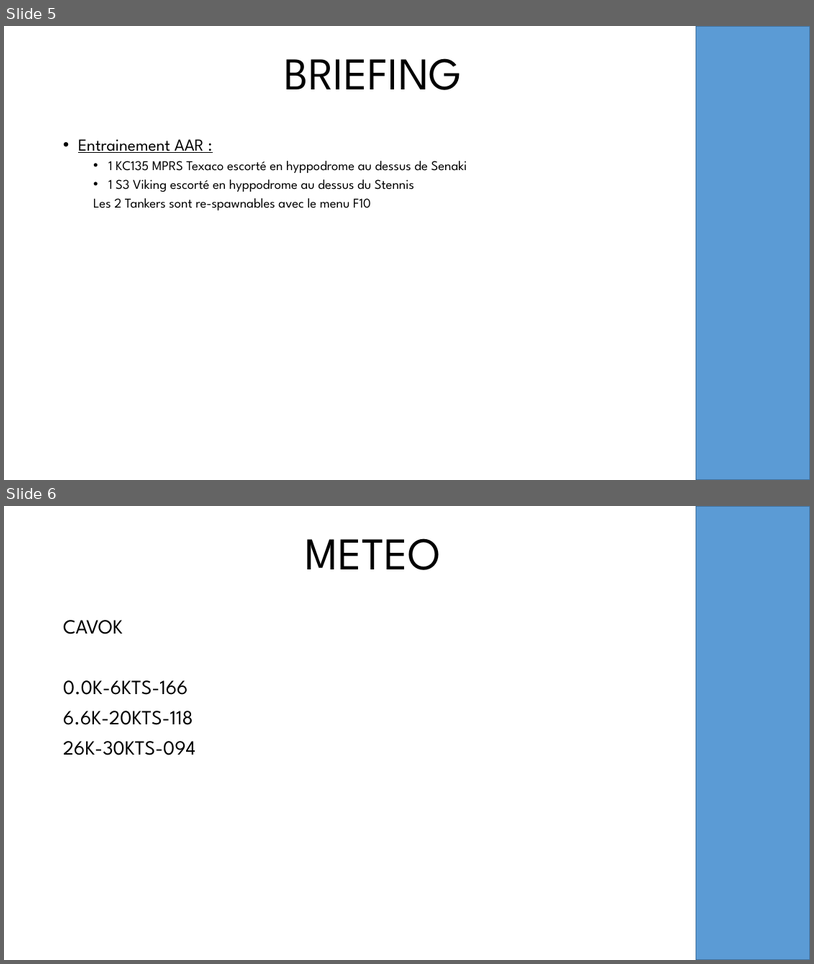
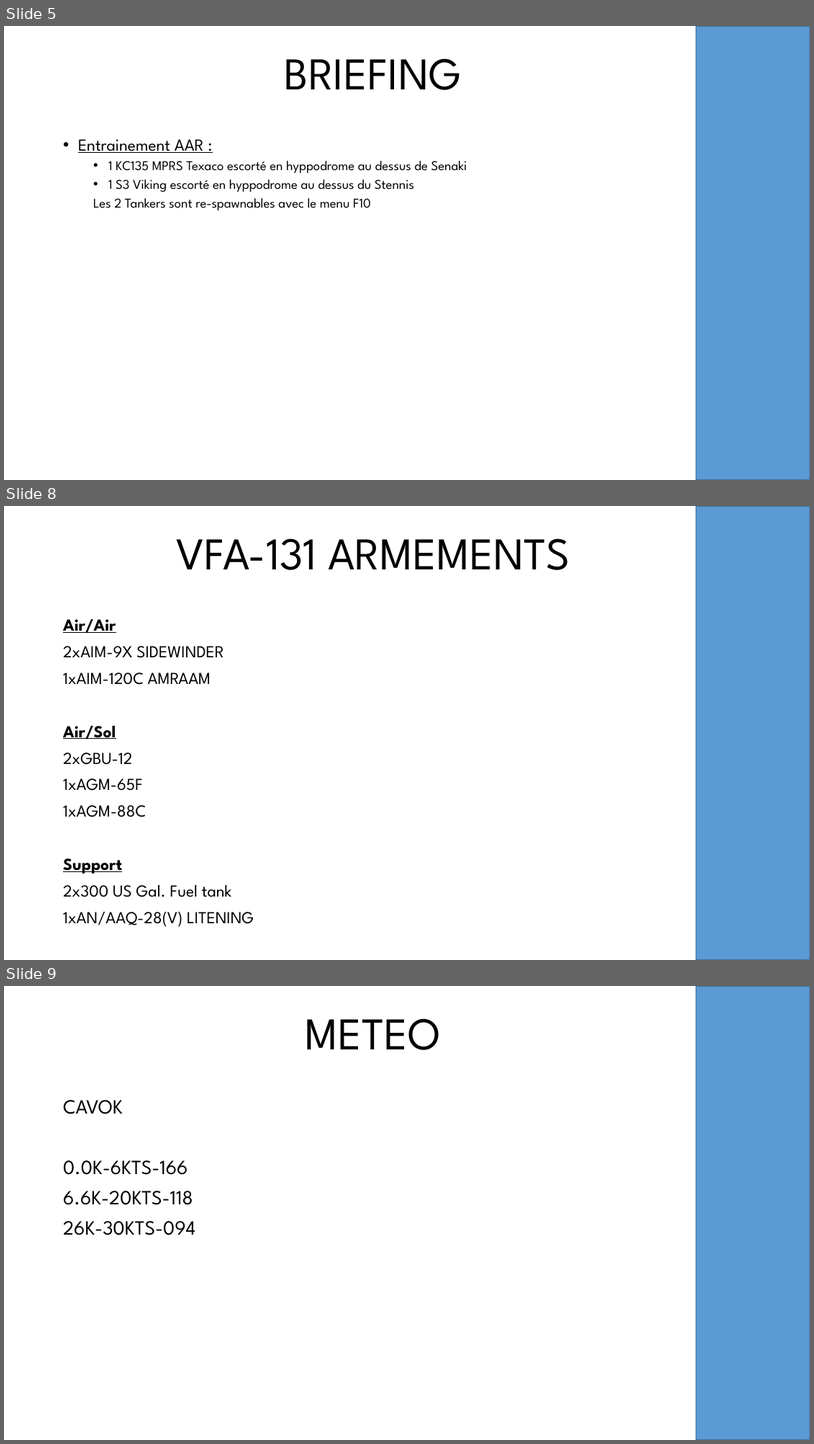
Before and after one commit to oufy-dcs-missions/jtff-missions, a slide deck: cvw7-qualification/briefing.pptx. Shown one above the other, each under a label of ours: slides 5 and 6 before the commit, slides 5, 8 and 9 after it; the slides between them are not shown. The pictures are 814x964 and 814x1444 pixels, drawn with LibreOffice and Linux fonts; fonts in the diff are those of the drawing; background and template pictures are left out. Boxes give left, top, right and bottom in pixels: in the first picture for what was removed or moved away, otherwise in the second. Text is boxed around its words. In the diff, an @@ line names an element or a change of style, - is before the commit and + after.

```diff
--- a/cvw7-qualification/briefing.pptx
+++ b/cvw7-qualification/briefing.pptx
@@ slide 8 added at [4,506,810,960], background picture (left out); not listed: 1 template element that a slide beside it also shows @@
@@ title added at [176,538,570,570], 54 pt, text #000000 @@
+VFA-131 ARMEMENTS
@@ text added at [63,619,254,926], 20 pt, text #000000 @@
+Air/Air
+2xAIM-9X SIDEWINDER
+1xAIM-120C AMRAAM
+Air/Sol
+2xGBU-12
+1xAGM-65F
+1xAGM-88C
+Support
+2x300 US Gal. Fuel tank
+1xAN/AAQ-28(V) LITENING
@@ what was slide 6 is now slide 9 @@
```
Also in this commit, not shown: 1 slide changed, 2 other slides added, 2 other files.
